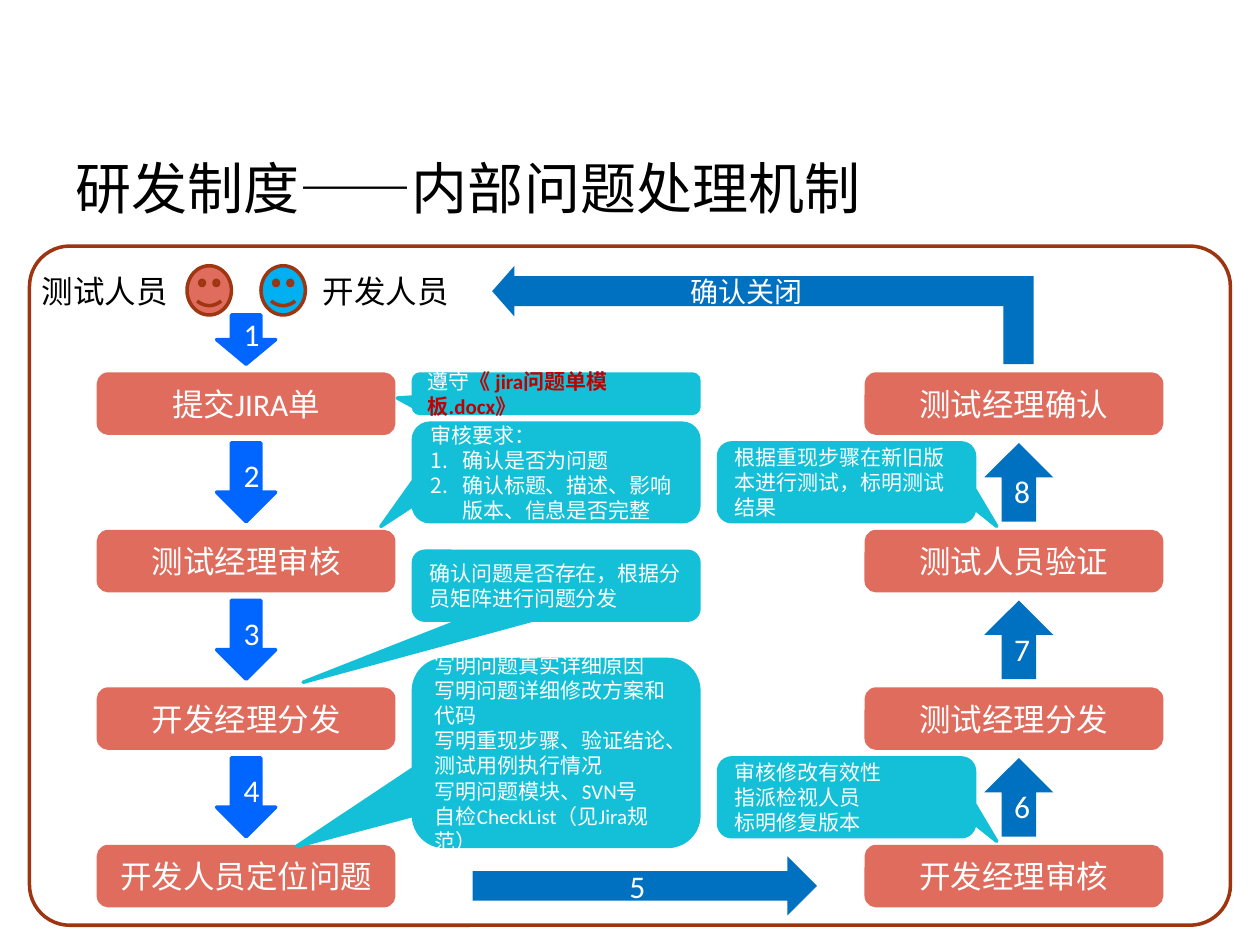
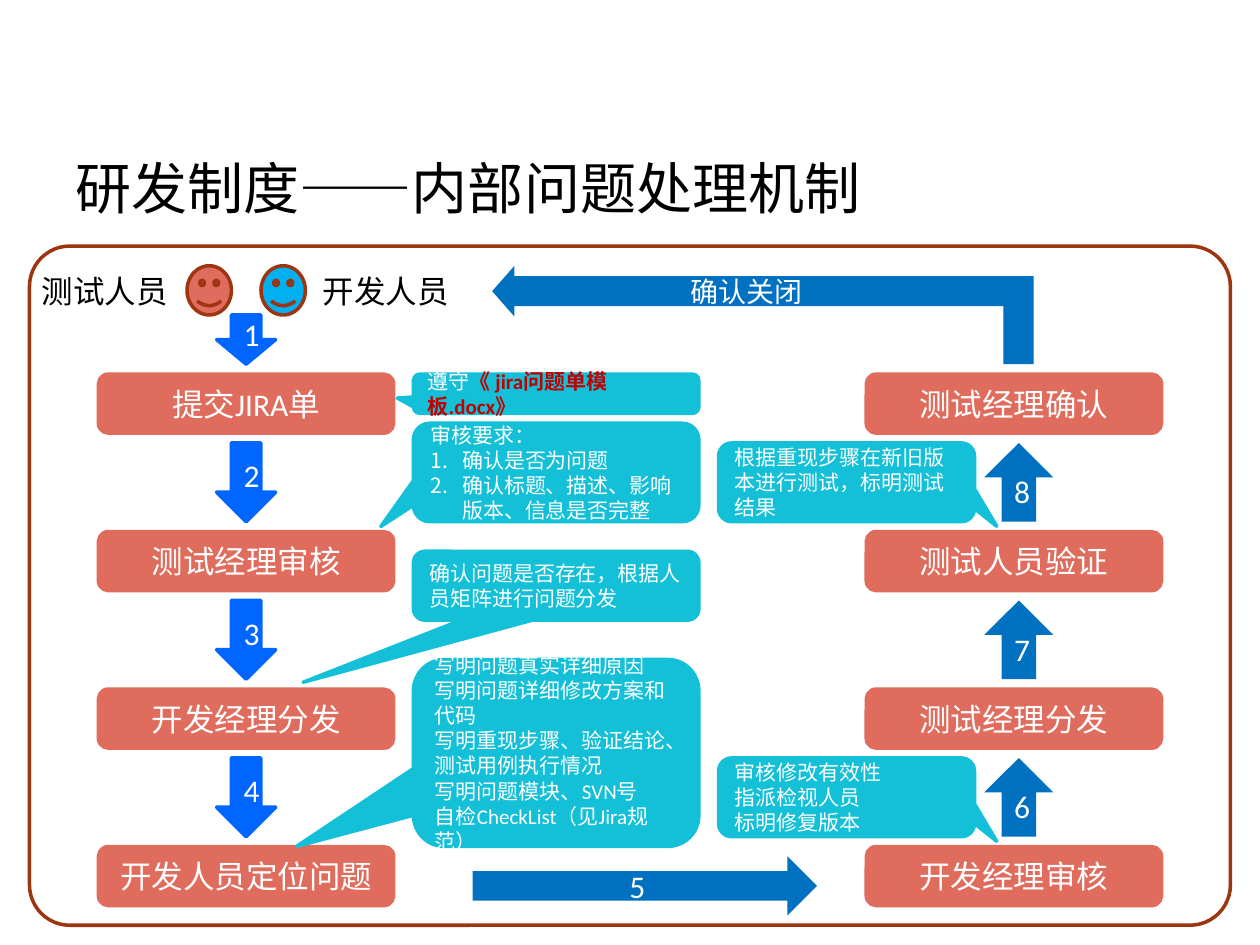
Before and after one commit to Vivian-hihi/SequoiaDB, a slide deck: slide 7 of internal_doc/00.项目管理/02.制度宣传/2016研发组织结构和制度流程宣传.pptx. Drawn at 1260x945 pixels with LibreOffice and Linux fonts; fonts in the diff are those of the drawing; background and template pictures are left out. Boxes give left, top, right and bottom in pixels: in the first picture for what was removed or moved away, otherwise in the second. Text is boxed around its words. In the diff, an @@ line names an element or a change of style, - is before the commit and + after.

```diff
--- a/internal_doc/00.项目管理/02.制度宣传/2016研发组织结构和制度流程宣传.pptx
+++ b/internal_doc/00.项目管理/02.制度宣传/2016研发组织结构和制度流程宣传.pptx
@@ text in rounded speech box at bbox=[429, 563, 681, 608]: text changed @@
-确认问题是否存在，根据分员矩阵进行问题分发
+确认问题是否存在，根据人员矩阵进行问题分发
```
Also in this commit, not shown: 3 other slides changed, 1 slide added.
